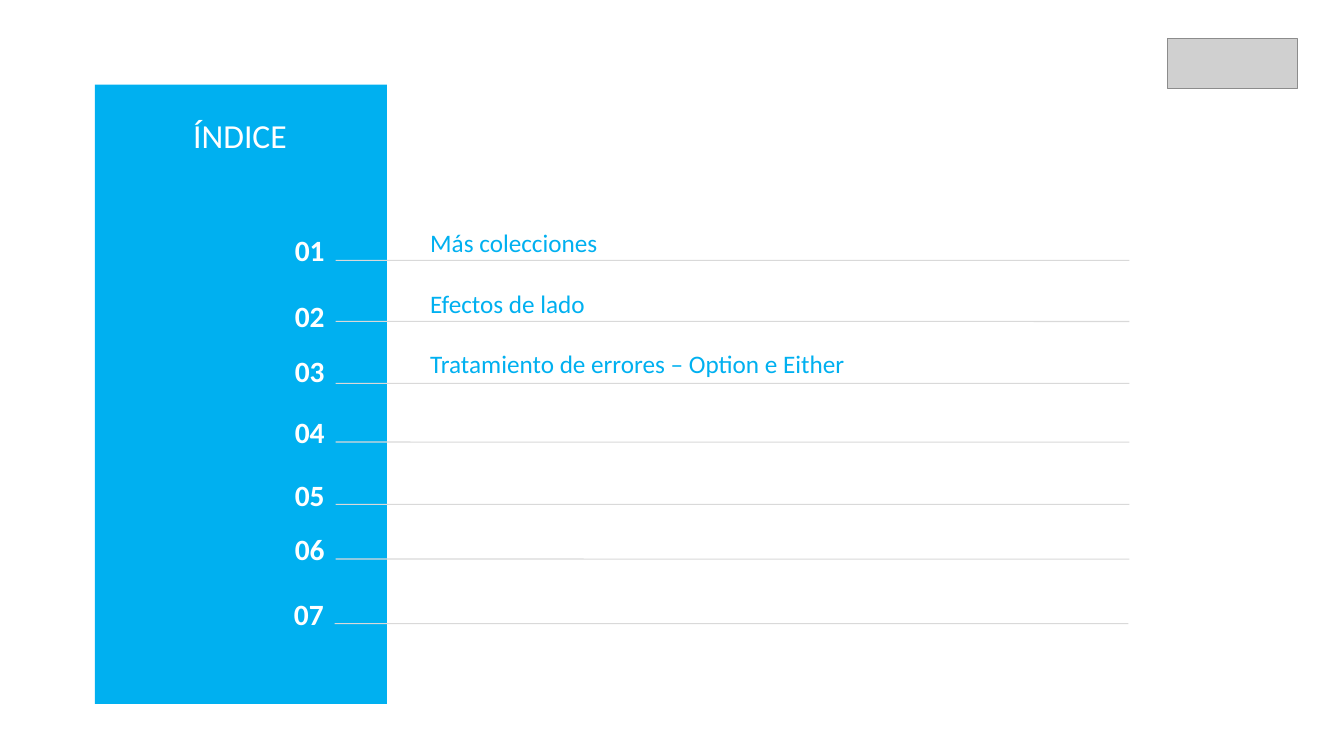
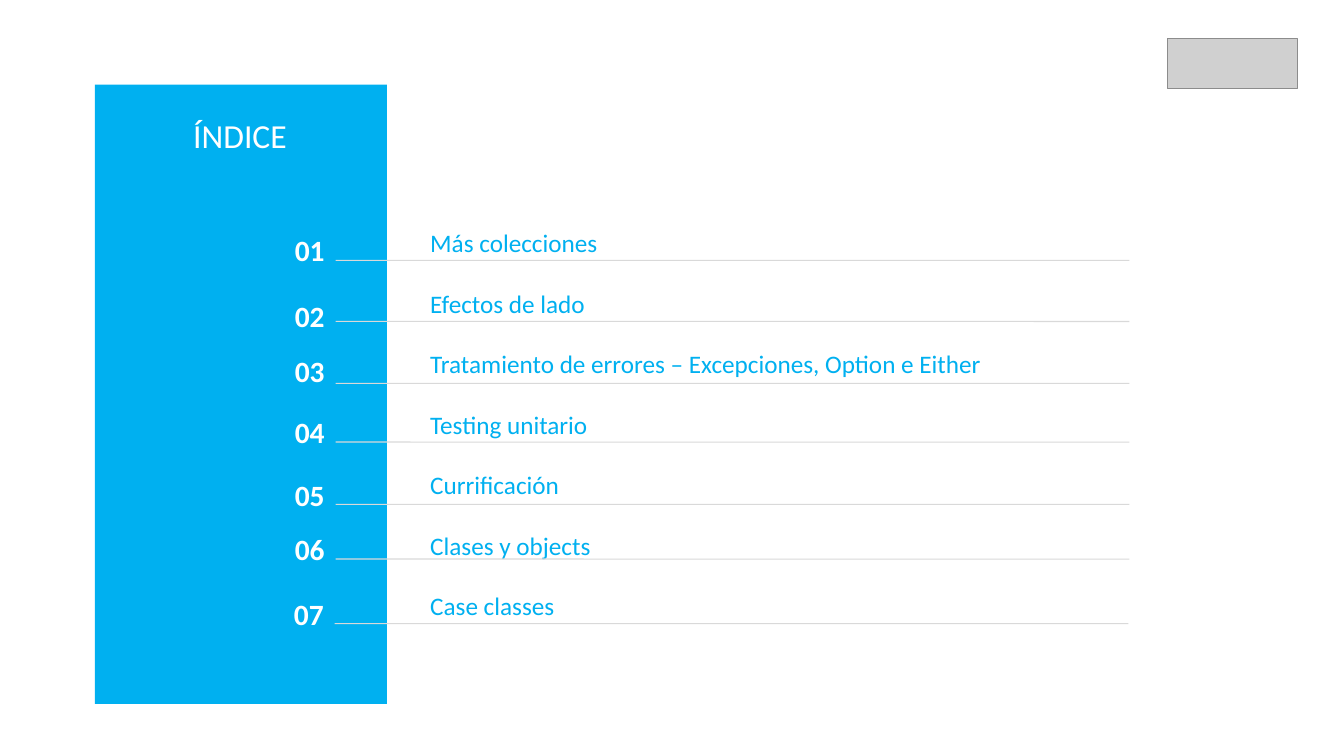
Before and after one commit to DaniGCaff/cursoScalaMay18, a slide deck: slide 2 of guiones/dia2.odp. Drawn at 1344x756 pixels with LibreOffice and Linux fonts; fonts in the diff are those of the drawing; grey boxes stand for pictures. Boxes give left, top, right and bottom in pixels: in the first picture for what was removed or moved away, otherwise in the second. Text is boxed around its words. In the diff, an @@ line names an element or a change of style, - is before the commit and + after.

```diff
--- a/guiones/dia2.odp
+++ b/guiones/dia2.odp
@@ text at (430,355,980,616): text changed @@
-Tratamiento de errores – Option e Either
+Tratamiento de errores – Excepciones, Option e Either
+Testing unitario
+Currificación
+Clases y objects
+Case classes
```
Also in this commit, not shown: 1 other slide changed, 14 slides added, 19 slides removed, 8 other files.
